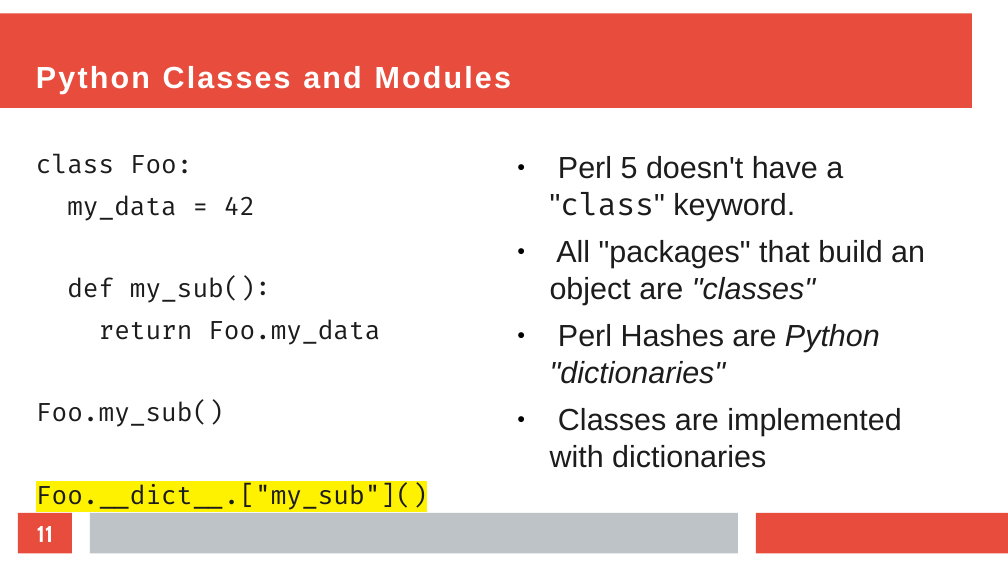
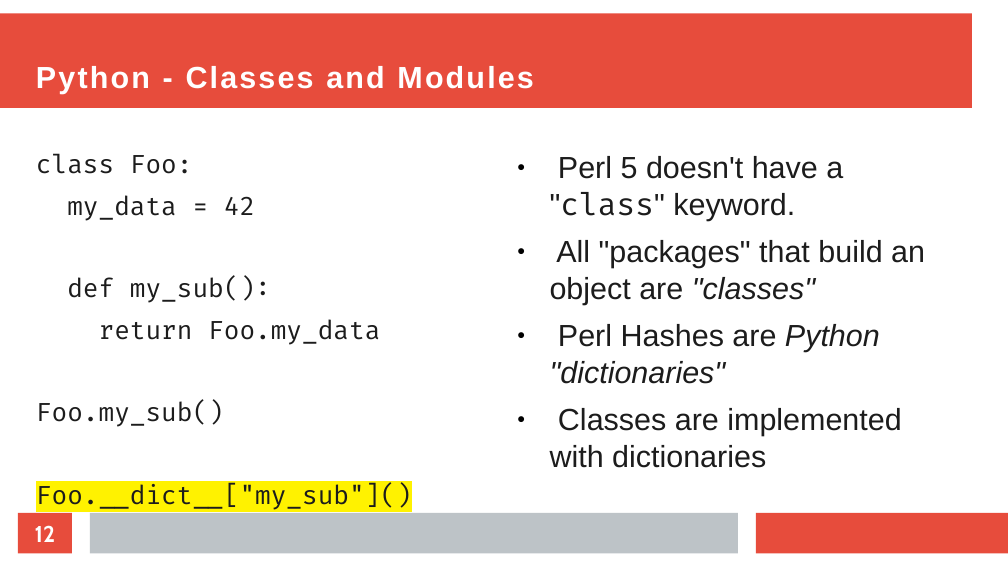
Before and after one commit to EvanCarroll/tech-presentations, a slide deck: slide 12 of perl/objects.odp (slide 11 before the commit). Drawn at 1008x567 pixels with LibreOffice and Linux fonts; fonts in the diff are those of the drawing. Boxes give left, top, right and bottom in pixels: in the first picture for what was removed or moved away, otherwise in the second. Text is boxed around its words. In the diff, an @@ line names an element or a change of style, - is before the commit and + after.

```diff
--- a/perl/objects.odp
+++ b/perl/objects.odp
@@ title at <box>36,66,533,94</box>: text changed @@
-Python Classes and Modules
+Python - Classes and Modules
@@ text at <box>36,484,412,510</box>: text changed @@
-Foo.__dict__.["my_sub"]()
+Foo.__dict__["my_sub"]()
@@ page number at <box>35,525,56,542</box>: text changed @@
-11
+12
```
Also in this commit, not shown: 15 other slides changed, 1 slide added.
